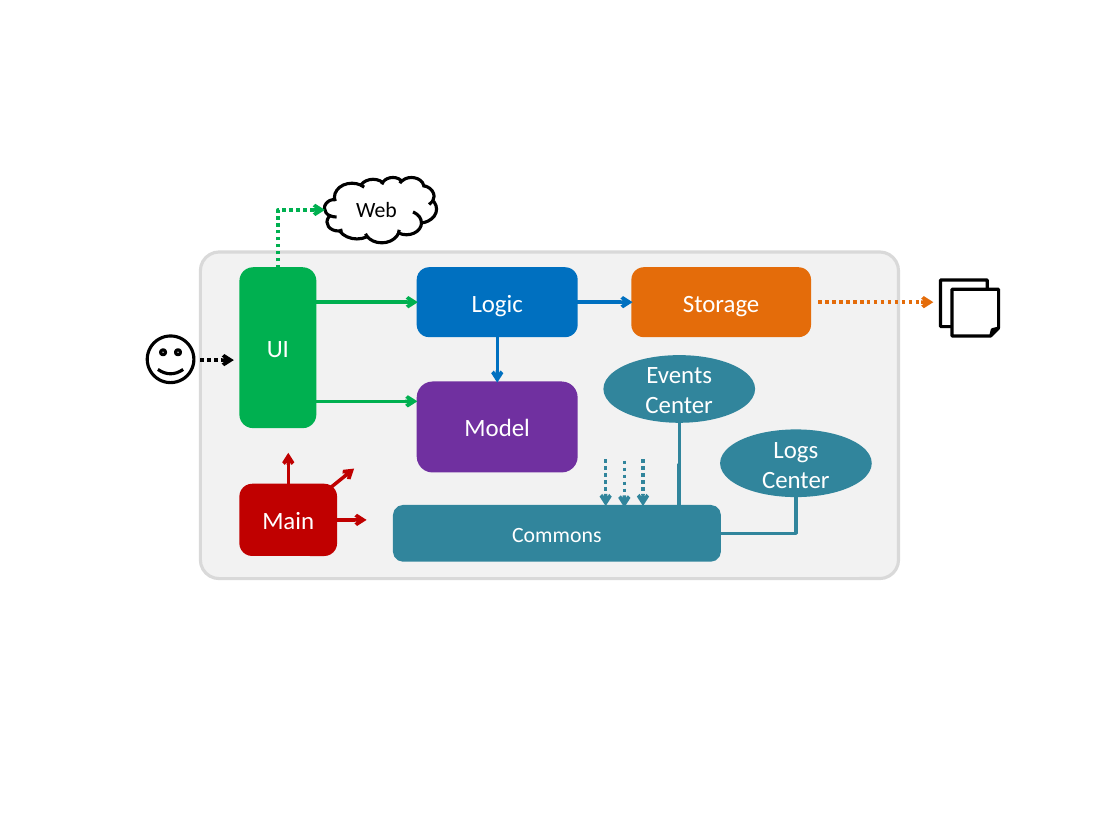
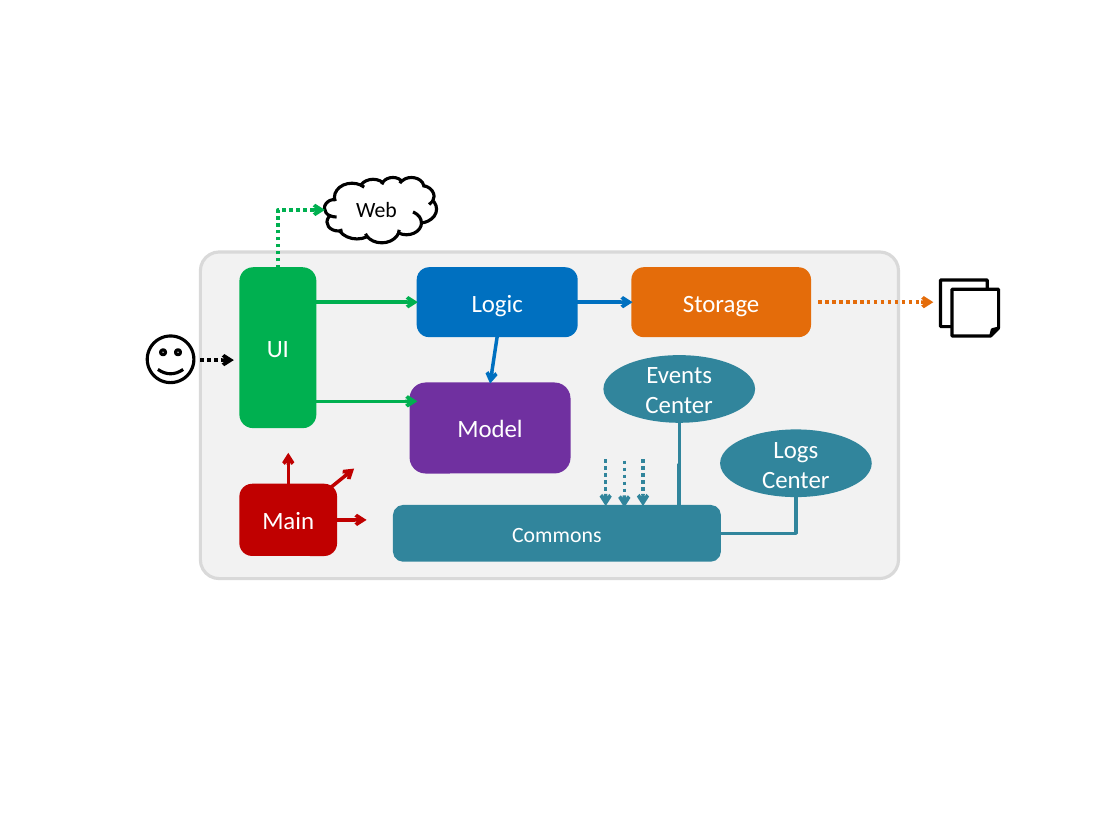
Before and after one commit to nus-cs2103-AY1617S1/addressbook-level4, a slide deck: slide 2 of docs/diagrams/Diagrams.pptx. Drawn at 1120x840 pixels with LibreOffice and Linux fonts; fonts in the diff are those of the drawing. Boxes give left, top, right and bottom in pixels: in the first picture for what was removed or moved away, otherwise in the second. Text is boxed around its words. In the diff, an @@ line names an element or a change of style, - is before the commit and + after.

```diff
--- a/docs/diagrams/Diagrams.pptx
+++ b/docs/diagrams/Diagrams.pptx
@@ arrow moved from (497, 336) - (497, 383) to (497, 336) - (491, 384) @@
@@ rounded rectangle "Model": place and size @@
-rounded rectangle "Model" at <box>418,383,577,472</box>
+rounded rectangle "Model" at <box>411,384,570,473</box>
```
Also in this commit, not shown: 2 other slides changed, 7 other files.
